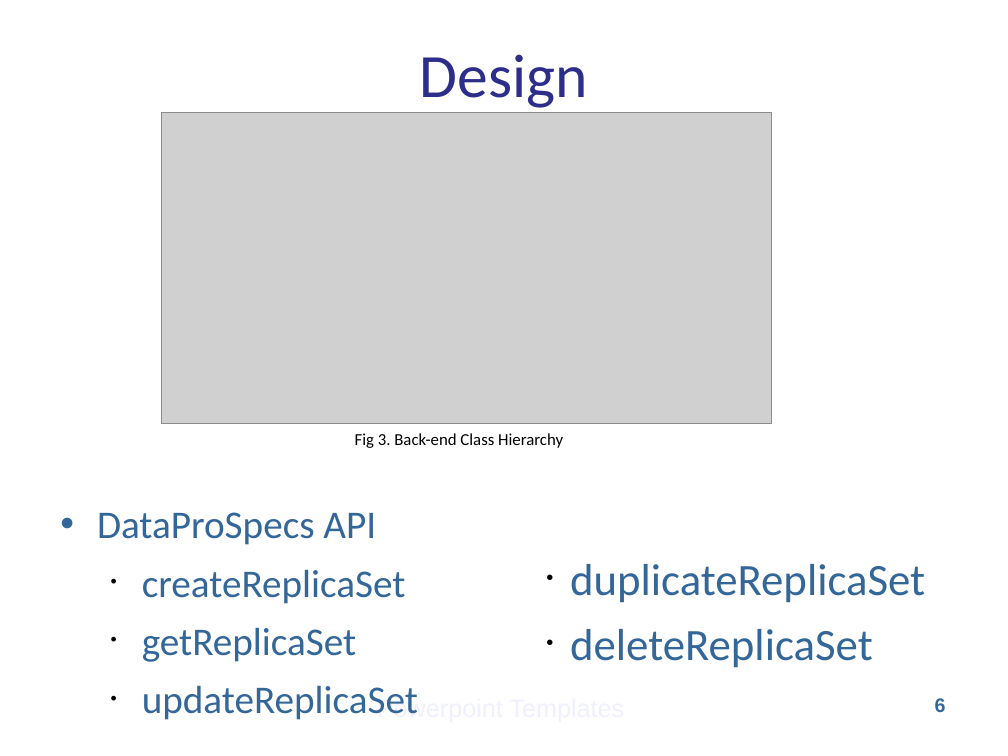
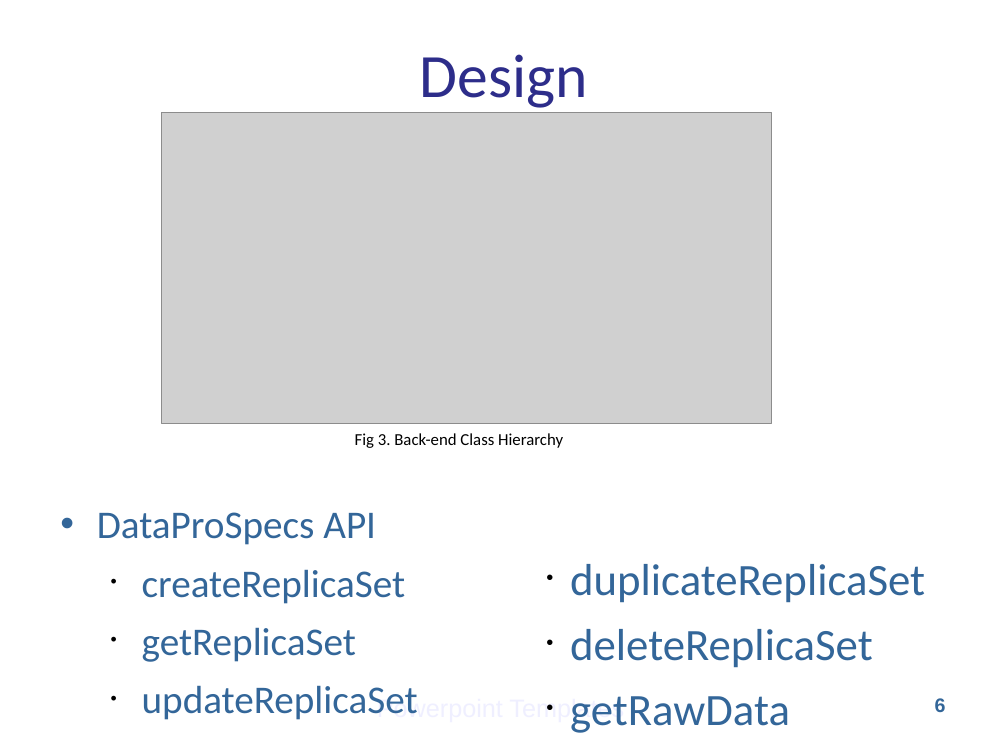
Before and after one commit to sharmalab/MEDIator, a slide deck: slide 6 of documentation/presentations/data replication and synchronization tool.ppt. Drawn at 1008x756 pixels with LibreOffice and Linux fonts; fonts in the diff are those of the drawing; grey boxes stand for pictures; background and template pictures are left out. Boxes give left, top, right and bottom in pixels: in the first picture for what was removed or moved away, otherwise in the second. Text is boxed around its words. In the diff, an @@ line names an element or a change of style, - is before the commit and + after.

Commit message:
getRawData() in DataProSpecs API.

```diff
--- a/documentation/presentations/data replication and synchronization tool.ppt
+++ b/documentation/presentations/data replication and synchronization tool.ppt
@@ text at bbox=[570, 696, 790, 733]: paragraph added @@
+• getRawData
```
Also in this commit, not shown: 3 other files.
